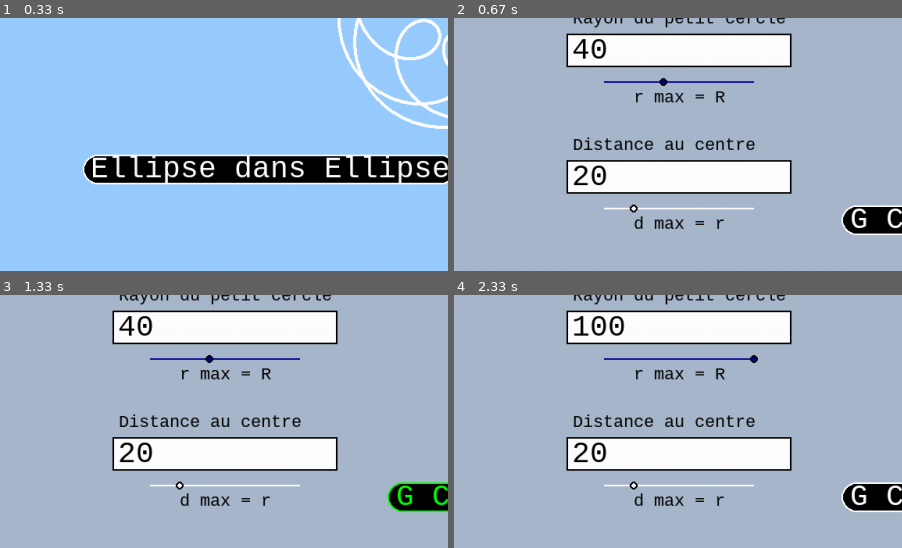
Above: before the commit, frames 1-4 (two rows, left to right).
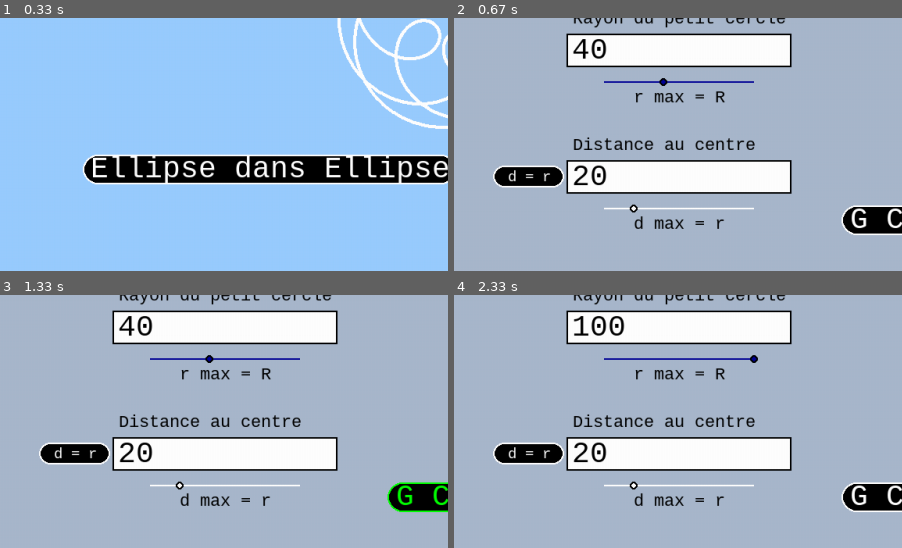
Above: after the commit, the same moments.

Repository: Nashoba1er/SPIROGRAPHE
Game: pygame game, started from logiciel spirographe.py
Same seed, same stepped clock (60 frames per second), same inputs: the game is played once before the commit and once after it.
Inputs (mouse positions are % of the whole screen's width and height, from its top left):
- Up to frame 1 (0.33 s): no input
- Up to frame 2 (0.67 s): press the mouse at (80, 30) at 0.37 s; move the mouse to (65, 45) at 0.47 s; release the mouse at (49, 61) at 0.6 s
- Up to frame 3 (1.33 s): click "G CODE" at 0.73 s; hold Left from 1 s (still down); tap Space at 1.07 s
- Up to frame 4 (2.33 s): tap Space at 1.37 s; release Left at 1.53 s; press the mouse at (80, 30) at 1.7 s; move the mouse to (63, 46) at 1.8 s; release the mouse at (46, 62) at 1.93 s; press the mouse at (25, 62) at 2.03 s; move the mouse to (33, 38) at 2.13 s; release the mouse at (41, 14) at 2.27 s
The pictures show only the part of the screen within x 0-50%, y 50-100%; the shares and areas given below are measured in that part.

Frame 1 is identical in both runs. In frame 2, 1.3% of the frame differs, in the area x 8-25%, y 58-68%; in frame 3, 1.3%; in frame 4, 1.3%.

Commit message:
ajout d'un bouton d = r dans le partie cdc

Diff:
--- a/code de base pygame.py
+++ b/code de base pygame.py
@@ -45,7 +45,7 @@
             running = False
 
     # Remplir l'écran avec la couleur bleue
-    ecriture("prout oe oe oe",(0,255,0),360,(screen_width/2,screen_height/2))
+    ecriture("prout oe oe oe",(0,255,0),36,(screen_width/2,screen_height/2))
 
     # Mettre à jour l'écran
     display.flip()
--- a/gcode_gang.py
+++ b/gcode_gang.py
@@ -22,18 +22,7 @@
         z = sqrt(Rsphere*Rsphere - new_x*new_x - new_y*new_y) - sqrt (Rsphere*Rsphere - max_dist*max_dist)
         res.append((new_x, new_y, z))
     else:
-      max_dist_opp = 2*Rsphere - max_dist
-      for i in range (N) :
-        new_x = diff_r*np.cos(theta[i]) + p * np.cos(q*theta[i])
-        new_y = diff_r*np.sin(theta[i]) + p * np.sin(q*theta[i])
-        if (new_x*new_x + new_y*new_y <= Rsphere*Rsphere) :
-          z = sqrt(Rsphere*Rsphere - new_x*new_x - new_y*new_y) + sqrt (Rsphere*Rsphere - max_dist_opp*max_dist_opp)
-        else :
-          norm = sqrt(new_x*new_x + new_y*new_y)
-          new_x_opp = 2*Rsphere*new_x/norm - new_x
-          new_y_opp = 2*Rsphere*new_y/norm - new_y
-          z = -sqrt(Rsphere*Rsphere - new_x_opp*new_x_opp - new_y_opp*new_y_opp) + sqrt (Rsphere*Rsphere - max_dist_opp*max_dist_opp)
-        res.append((new_x_opp, new_y_opp, z))
+      print("rsphere trop petit")
     return res
 
 def generate_gcode_points(points, extrusion_rate=0.05, layer_height=0.2):
--- a/logiciel spirographe.py
+++ b/logiciel spirographe.py
@@ -263,23 +263,6 @@
 
     return x, y
 
-def points3D(theta_max, N, petit_r, grand_r, p) :
-    theta = linspace(0.0, theta_max, N)
-    diff_r = grand_r - petit_r
-    q = 1.0 - (grand_r/petit_r) #arrangez vous pour que ce rapport soit différent de 1/2
-    x = []
-    y = []
-    z = []
-    for i in range ( N ) :
-        new_x = diff_r*cos(theta[i]) + p * cos(q*theta[i])
-        new_y = diff_r*sin(theta[i]) + p * sin(q*theta[i])
-        new_z = - sqrt(grand_r**2 - new_x**2 + new_y**2)
-        x.append(new_x)
-        y.append(new_y)
-        z.append(new_z)
-
-    return x, y, z
-
 def rendu(r1,r2,p,couleur_rendu):
     '''
     entrée :
@@ -296,48 +279,6 @@
         point_x, point_y = points(6000.0, 10000, r1, r2, p)
         for i in range(10000):
             draw.circle(screen,couleur_rendu,(centre_x+point_x[i],centre_y+point_y[i]),1)
-    bouton_gcode((0,0))
-
-def rendu3D(r1,r2,p,couleur_rendu,numéro):
-    '''
-    entrée :
-        r1 : rayon du grand cercle
-        r2 : rayon du petit cercle
-        p : distance entre le centre du petit cercle et le point P
-        couleur_rendu : la couleur du rendu
-    effet :
-        affiche le rendu et le bouton_gcode
-    '''
-    centre_x, centre_y = 3*window_width/4,window_height/2
-    if not (r1 > window_height/4 or r2 >= r1 or p > r2) :
-        #draw.circle(screen,BLUE,(3*window_width/4,3*window_height/4),r1,1)
-        point_x, point_y, point_z = points3D(6000.0, 10000, r1, r2, p)
-        if numéro == 1:
-            for i in range(10000):
-                draw.circle(screen,couleur_rendu,(centre_x+1.7*point_x[i],centre_y + window_height/10+1.7*point_y[i]),1)
-            draw.line(screen, couleur("RED"), (centre_x - window_width/5, centre_y+window_height/10), (centre_x + window_width/5, centre_y+window_height/10), 2)
-            flèche_x = centre_x + window_width / 5
-            flèche_y = centre_y + window_height / 10
-            draw.polygon(screen, couleur("RED"),[(flèche_x + 10, flèche_y),(flèche_x, flèche_y - 5),(flèche_x, flèche_y + 5)])
-            draw.line(screen, couleur("RED"), (centre_x, centre_y+window_height/2.4), (centre_x , centre_y-window_height/4), 2)
-            flèche_x = centre_x
-            flèche_y = centre_y - window_height / 4  # Extrémité supérieure de l'axe
-            draw.polygon(screen, couleur("RED"),[(flèche_x, flèche_y - 10),(flèche_x - 5, flèche_y),(flèche_x + 5, flèche_y)])
-            ecriture("x",couleur("RED"),police_taille,(centre_x + window_width / 5, centre_y + window_height / 9))
-            ecriture("y",couleur("RED"),police_taille,(centre_x + window_width/20, centre_y - window_height / 4))
-        if numéro == 2:
-            for i in range(10000):
-                draw.circle(screen,couleur_rendu,(centre_x+1.7*point_x[i],centre_y + window_height/5 +1.7*point_z[i]),1)
-            draw.line(screen, couleur("RED"), (centre_x - window_width/5, centre_y+window_height/10), (centre_x + window_width/5, centre_y+window_height/10), 2)
-            flèche_x = centre_x + window_width / 5
-            flèche_y = centre_y + window_height / 10
-            draw.polygon(screen, couleur("RED"),[(flèche_x + 10, flèche_y),(flèche_x, flèche_y - 5),(flèche_x, flèche_y + 5)])
-            draw.line(screen, couleur("RED"), (centre_x, centre_y+window_height/2.4), (centre_x , centre_y-window_height/4), 2)
-            flèche_x = centre_x
-            flèche_y = centre_y - window_height / 4  # Extrémité supérieure de l'axe
-            draw.polygon(screen, couleur("RED"),[(flèche_x, flèche_y - 10),(flèche_x - 5, flèche_y),(flèche_x + 5, flèche_y)])
-            ecriture("x",couleur("RED"),police_taille,(centre_x + window_width / 5, centre_y + window_height / 9))
-            ecriture("z",couleur("RED"),police_taille,(centre_x + window_width/20, centre_y - window_height / 4))
     bouton_gcode((0,0))
 
 def menu_cercle_dans_cercle_init(lines):
@@ -403,35 +344,6 @@
     else :
         run_zoom_rendu = False
 
-def zoom_rendu3D(lines, numéro):
-    '''
-    entrée :
-        r1 : rayon du grand cercle
-        r2 : rayon du petit cercle
-        p : distance entre le centre du petit cercle et le point P
-        couleur_rendu : la couleur du rendu
-    effet :
-        affiche le rendu
-    '''
-    global run_zoom_rendu,couleur_g_cercle,couleur_p_cercle,couleur_fond
-    if is_float(lines[0]) and is_float(lines[1]) and is_float(lines[2]):
-        r1 = float(lines[0])*(window_height/2)/100
-        r2 = float(lines[1])*(window_height/2)/100
-        p = float(lines[2])*(window_height/2)/100
-    centre_x, centre_y = window_width/2,window_height/2
-    if not (r1 > window_height/2 or r2 >= r1 or p > r2) :
-        screen.fill(couleur_fond)
-        #draw.circle(screen,BLUE,(3*window_width/4,3*window_height/4),r1,1)
-        point_x, point_y, point_z = points3D(12000.0, 75000, r1, r2, p)
-        if numéro == 1:
-            for i in range(75000):
-                draw.circle(screen,couleur_rendu,(centre_x+point_x[i],centre_y+point_y[i]),1)
-        if numéro == 2:
-            for i in range(75000):
-                draw.circle(screen,couleur_rendu,(centre_x+point_x[i],centre_y+point_z[i]),1)
-    else :
-        run_zoom_rendu = False
-
 def curseurs_init():
     '''
     effet : affiche les 3 curseurs
@@ -557,6 +469,43 @@
     ecrit(num_curseur)
     curseur(num_curseur)
 
+def bouton_d_equal_r(pos):
+    '''
+    entrée :
+        pos = (x,y) : la position du curseur
+    effet :
+        affiche le bouton r= d :
+            en blanc si le curseur n'est pas dessus et qu'il n'est pas sélectionné
+            en vert à l'inverse
+    sortie :
+        renvoie True si le curseur est sur le bouton, False sinon
+    '''
+    global d_equal_r
+    res = False
+    message = " d = r "
+    (cursor_x, cursor_y) = pos
+    width = police_taille*3/5*(len(message)+1) / 2
+    height = police_taille *3 / 4
+    pos_x = window_width/12
+    pos_y = window_height/2 + 9*window_height/32 + window_height/30
+    draw.rect(screen,couleur("BLACK"),[pos_x-(width/2),pos_y-(height/2),width,height],0,20)
+    # Si je suis sur le bouton :
+    if cursor_x < pos_x+(width/2) and cursor_x > pos_x-(width/2) and cursor_y < pos_y+(height/2) and cursor_y > pos_y-(height/2):
+        res = True
+    # Si je suis sur le bouton et qu'il n'est pas sélectionné : je met en vert
+    if res and not d_equal_r:
+        draw.rect(screen,couleur("GREEN"),[pos_x-(width/2),pos_y-(height/2),width,height],2,20)
+        ecriture(message,couleur("GREEN"),police_taille//2,(pos_x,pos_y))
+    # Si je ne suis pas sur le bouton mais qu'il est sélectionné : je met en vert
+    elif not res and d_equal_r :
+        draw.rect(screen,couleur("GREEN"),[pos_x-(width/2),pos_y-(height/2),width,height],2,20)
+        ecriture(message,couleur("GREEN"),police_taille//2,(pos_x,pos_y))
+    # Sinon je met en blanc
+    else :
+        draw.rect(screen,couleur("WHITE"),[pos_x-(width/2),pos_y-(height/2),width,height],2,20)
+        ecriture(message,couleur("WHITE"),police_taille//2,(pos_x,pos_y))
+
+    return res
 
 # fonctions d'écriture :
 
@@ -653,6 +602,13 @@
                     lines[current_line] += letter
                 cursor_position += 1
                 modifie_rayons(lines)
+    if (current_line == 1) and d_equal_r :
+        lines[current_line+1] = lines[current_line]
+        modifie_rayons(lines)
+    if (current_line == 2) and d_equal_r :
+        lines[current_line-1] = lines[current_line]
+        modifie_rayons(lines)
+
 
 def ecrit(num_champ):
     '''
@@ -724,11 +680,14 @@
         si le clic est sur le bouton flèche retour :
             met la variable run_cdc à false
 
+        si le clic est sur le bouton d = r :
+            met la variable d_equal_r true si elle était à false et inversement
+
         (si le clic est sur le bouton G CODE :)
         (    ouvre le menu G CODE )
         (    n'ouvre pas le zoom_rendu)
     '''
-    global current_line, cursor_position, run_zoom_rendu, run_cdc, run_zoom_schema, dragging
+    global current_line, cursor_position, run_zoom_rendu, run_cdc, run_zoom_schema, dragging, d_equal_r
     coord_x, coord_y = coord
     espace = window_height/4
     current_line1_y = 9*window_height/32
@@ -763,6 +722,13 @@
     #clic sur la flèche retour
     if return_arrow(coord):
         run_cdc = False
+    #clic sur le bouton d = r
+    if bouton_d_equal_r(coord):
+        d_equal_r = not d_equal_r
+        if d_equal_r :
+            lines[2] = lines[1]
+            ecrit(2)
+
 
     if bouton_gcode(coord):
         print("clic sur le bouton G CODE")
@@ -1301,6 +1267,94 @@
     else :
         draw.rect(screen,couleur_curseur,[pos_x - width/2,pos_y,width,2],0)
 
+def rendu3D(r1,r2,p,couleur_rendu,numéro):
+    '''
+    entrée :
+        r1 : rayon du grand cercle
+        r2 : rayon du petit cercle
+        p : distance entre le centre du petit cercle et le point P
+        couleur_rendu : la couleur du rendu
+    effet :
+        affiche le rendu et le bouton_gcode
+    '''
+    centre_x, centre_y = 3*window_width/4,window_height/2
+    if not (r1 > window_height/4 or r2 >= r1 or p > r2) :
+        #draw.circle(screen,BLUE,(3*window_width/4,3*window_height/4),r1,1)
+        point_x, point_y, point_z = points3D(6000.0, 10000, r1, r2, p)
+        if numéro == 1:
+            for i in range(10000):
+                draw.circle(screen,couleur_rendu,(centre_x+1.7*point_x[i],centre_y + window_height/10+1.7*point_y[i]),1)
+            draw.line(screen, couleur("RED"), (centre_x - window_width/5, centre_y+window_height/10), (centre_x + window_width/5, centre_y+window_height/10), 2)
+            flèche_x = centre_x + window_width / 5
+            flèche_y = centre_y + window_height / 10
+            draw.polygon(screen, couleur("RED"),[(flèche_x + 10, flèche_y),(flèche_x, flèche_y - 5),(flèche_x, flèche_y + 5)])
+            draw.line(screen, couleur("RED"), (centre_x, centre_y+window_height/2.4), (centre_x , centre_y-window_height/4), 2)
+            flèche_x = centre_x
+            flèche_y = centre_y - window_height / 4  # Extrémité supérieure de l'axe
+            draw.polygon(screen, couleur("RED"),[(flèche_x, flèche_y - 10),(flèche_x - 5, flèche_y),(flèche_x + 5, flèche_y)])
+            ecriture("x",couleur("RED"),police_taille,(centre_x + window_width / 5, centre_y + window_height / 9))
+            ecriture("y",couleur("RED"),police_taille,(centre_x + window_width/20, centre_y - window_height / 4))
+        if numéro == 2:
+            for i in range(10000):
+                draw.circle(screen,couleur_rendu,(centre_x+1.7*point_x[i],centre_y + window_height/5 +1.7*point_z[i]),1)
+            draw.line(screen, couleur("RED"), (centre_x - window_width/5, centre_y+window_height/10), (centre_x + window_width/5, centre_y+window_height/10), 2)
+            flèche_x = centre_x + window_width / 5
+            flèche_y = centre_y + window_height / 10
+            draw.polygon(screen, couleur("RED"),[(flèche_x + 10, flèche_y),(flèche_x, flèche_y - 5),(flèche_x, flèche_y + 5)])
+            draw.line(screen, couleur("RED"), (centre_x, centre_y+window_height/2.4), (centre_x , centre_y-window_height/4), 2)
+            flèche_x = centre_x
+            flèche_y = centre_y - window_height / 4  # Extrémité supérieure de l'axe
+            draw.polygon(screen, couleur("RED"),[(flèche_x, flèche_y - 10),(flèche_x - 5, flèche_y),(flèche_x + 5, flèche_y)])
+            ecriture("x",couleur("RED"),police_taille,(centre_x + window_width / 5, centre_y + window_height / 9))
+            ecriture("z",couleur("RED"),police_taille,(centre_x + window_width/20, centre_y - window_height / 4))
+    bouton_gcode((0,0))
+
+def zoom_rendu3D(lines, numéro):
+    '''
+    entrée :
+        r1 : rayon du grand cercle
+        r2 : rayon du petit cercle
+        p : distance entre le centre du petit cercle et le point P
+        couleur_rendu : la couleur du rendu
+    effet :
+        affiche le rendu
+    '''
+    global run_zoom_rendu,couleur_g_cercle,couleur_p_cercle,couleur_fond
+    if is_float(lines[0]) and is_float(lines[1]) and is_float(lines[2]):
+        r1 = float(lines[0])*(window_height/2)/100
+        r2 = float(lines[1])*(window_height/2)/100
+        p = float(lines[2])*(window_height/2)/100
+    centre_x, centre_y = window_width/2,window_height/2
+    if not (r1 > window_height/2 or r2 >= r1 or p > r2) :
+        screen.fill(couleur_fond)
+        #draw.circle(screen,BLUE,(3*window_width/4,3*window_height/4),r1,1)
+        point_x, point_y, point_z = points3D(12000.0, 75000, r1, r2, p)
+        if numéro == 1:
+            for i in range(75000):
+                draw.circle(screen,couleur_rendu,(centre_x+point_x[i],centre_y+point_y[i]),1)
+        if numéro == 2:
+            for i in range(75000):
+                draw.circle(screen,couleur_rendu,(centre_x+point_x[i],centre_y+point_z[i]),1)
+    else :
+        run_zoom_rendu = False
+
+def points3D(theta_max, N, petit_r, grand_r, p) :
+    theta = linspace(0.0, theta_max, N)
+    diff_r = grand_r - petit_r
+    q = 1.0 - (grand_r/petit_r) #arrangez vous pour que ce rapport soit différent de 1/2
+    x = []
+    y = []
+    z = []
+    for i in range ( N ) :
+        new_x = diff_r*cos(theta[i]) + p * cos(q*theta[i])
+        new_y = diff_r*sin(theta[i]) + p * sin(q*theta[i])
+        new_z = - sqrt(grand_r**2 - new_x**2 + new_y**2)
+        x.append(new_x)
+        y.append(new_y)
+        z.append(new_z)
+
+    return x, y, z
+
 #fonctions pour le menu ellipse dans ellipse
 
 def menu_ede():
@@ -1362,6 +1416,7 @@
 couleur_fond = couleur("C1_BLUE")
 couleur_param = couleur("BLEU_JOLI")
 dragging = -1
+d_equal_r = False
 
 run = True
 run_cdc = False
@@ -1423,10 +1478,13 @@
 
                     if pyEvent.type == KEYDOWN:
                         input_to_text(pyEvent)  # Appel à la fonction pour gérer l'input
+                        if d_equal_r:
+                            ecrit(2)
                         ecrit(current_line)
                     if pyEvent.type == MOUSEMOTION:
                         bouton_gcode(pyEvent.pos)
                         return_arrow(pyEvent.pos)
+                        bouton_d_equal_r(pyEvent.pos)
                     # Relâchement du clic
                     if pyEvent.type == MOUSEBUTTONUP:
                         dragging = -1  # On arrête de déplacer l'objet
